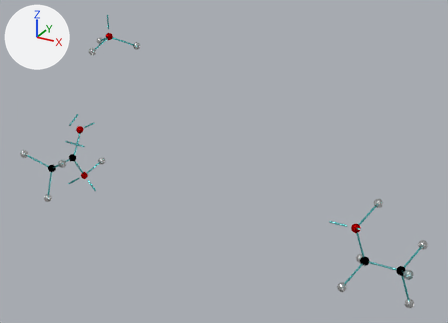
Before and after pictures for a commit that changed the Blender file esterification III.blend.
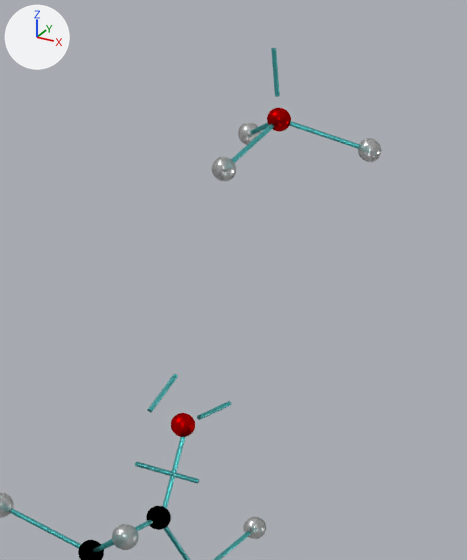
Each version appears first whole from a 50 mm lens placed at (27.93, -30.26, 16.86), pointed at (11.13, 0.29, 1.58), and next in a close-up on the part from 5% to 37% of the width and 0% to 53% of the height. The axes (+X, +Y, +Z) are drawn at upper left. The lights are the same throughout.

Objects in the first close-up: 'Electronpair.015', 'Electronpair.022', 'Electronpair.023', 'Electronpair.024', 'Electronpair.025', 'Hydrogen.007', 'Hydrogen.008', 'Hydrogen.009', 'Hydrogen.012', 'Oxygen.003'.
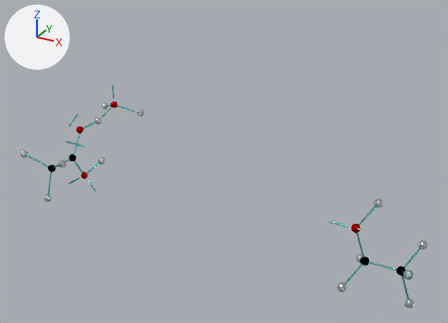
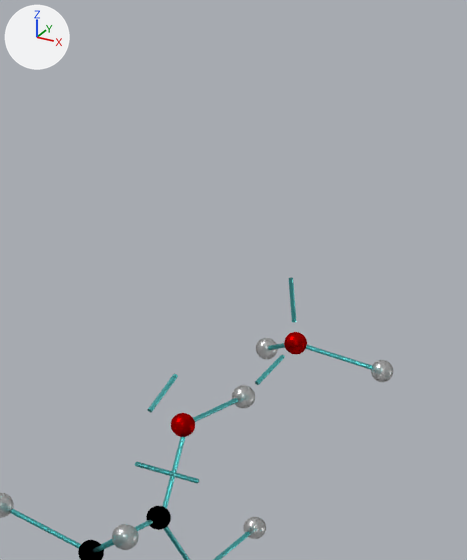
What the commit changed:
Object 'Electronpair.025' (ob_electronpair_025) moves from (-0.82, 4.32, 7.07) to (-0.82, 4.32, 2.07).
Object 'Hydrogen.012' (ob_hydrogen_012) moves from (-1.63, 4.79, 6.73) to (-1.63, 4.79, 1.73).
Object 'Hydrogen.008' (ob_hydrogen_008) moves from (1.63, 4.79, 6.73) to (1.63, 4.79, 1.73).
Object 'Electronpair.024' (ob_electronpair_024) moves from (0.82, 4.32, 7.07) to (0.82, 4.32, 2.07).
Object 'Electronpair.023' (ob_electronpair_023) moves from (0.0, 2.91, 7.07) to (0.0, 2.91, 2.07).
Object 'Electronpair.023' (ob_electronpair_023) is rescaled from (0.05, 0.05, 1.0) to (0.05, 0.05, 0.5).
Object 'Hydrogen.007' (ob_hydrogen_007) moves from (0.0, 1.97, 6.73) to (0.0, 1.97, 1.73).
Object 'Electronpair.022' (ob_electronpair_022) moves from (0.0, 3.85, 8.4) to (0.0, 3.85, 3.4).
Object 'Oxygen.003' (ob_oxygen_003) moves from (0.0, 3.85, 7.4) to (0.0, 3.85, 2.4).
Object 'Electronpair.015' (ob_electronpair_015) is rescaled from (0.05, 0.05, 0.5) to (0.05, 0.05, 1.0).

Location of each change, [x1, y1, x2, y2] in pixels of the close-ups (467 x 560 px):
'Hydrogen.007', moved
    before: [212, 157, 236, 181]
    after: [232, 385, 255, 408]
'Oxygen.003', moved
    before: [267, 108, 291, 132]
    after: [284, 332, 307, 354]
'Hydrogen.008', moved
    before: [358, 138, 381, 162]
    after: [371, 360, 393, 382]
'Electronpair.024', moved
    before: [289, 121, 359, 149]
    after: [306, 345, 372, 370]
'Hydrogen.012', moved
    before: [238, 122, 261, 145]
    after: [256, 338, 278, 359]
'Electronpair.023', moved, rescaled
    before: [231, 123, 274, 163]
    after: [255, 355, 285, 385]
'Electronpair.022', moved
    before: [271, 48, 280, 97]
    after: [289, 278, 296, 322]
'Electronpair.015', rescaled
    before: [197, 401, 231, 420]
    after: [193, 398, 238, 422]
'Electronpair.025', moved
    before: [251, 122, 269, 134]
    after: [268, 343, 285, 350]
